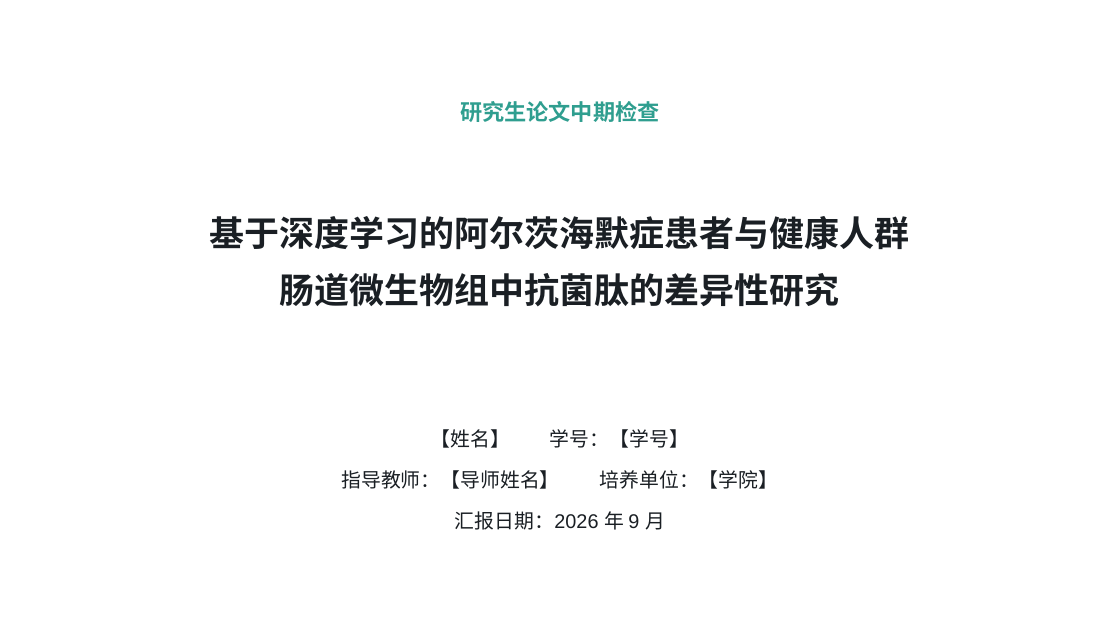
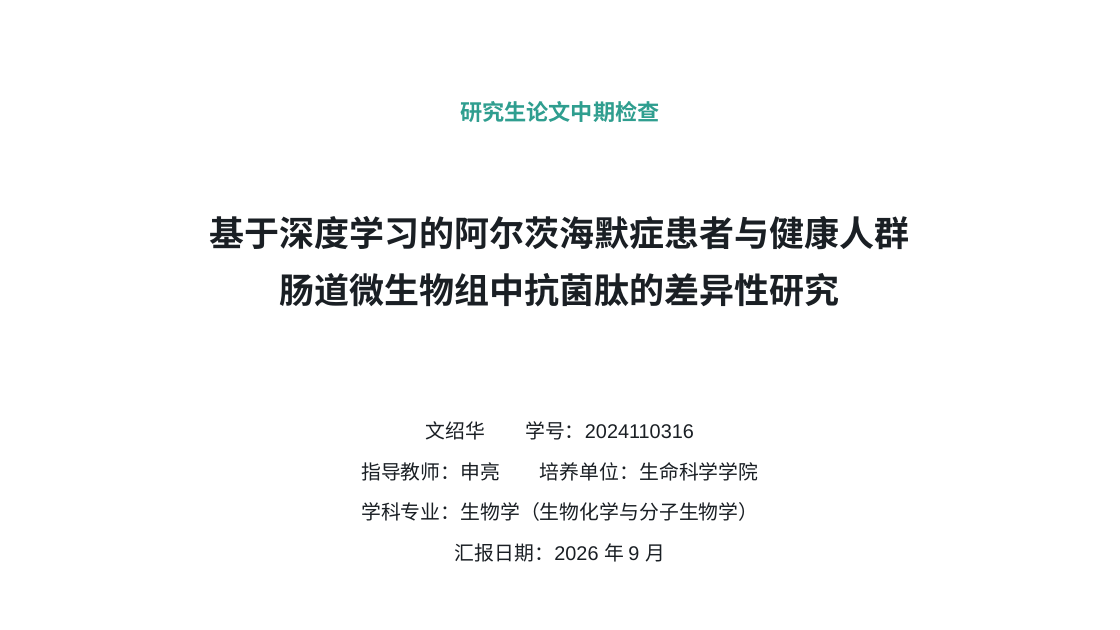
Before and after one commit to mqgg5630-cyber/zhongqi, a slide deck: slide 1 of deliverable/versions/中期答辩_B_极简线框.pptx. Drawn at 1120x630 pixels with LibreOffice and Linux fonts; fonts in the diff are those of the drawing. Boxes give left, top, right and bottom in pixels: in the first picture for what was removed or moved away, otherwise in the second. Text is boxed around its words. In the diff, an @@ line names an element or a change of style, - is before the commit and + after.

```diff
--- a/deliverable/versions/中期答辩_B_极简线框.pptx
+++ b/deliverable/versions/中期答辩_B_极简线框.pptx
@@ text "文绍华 学号：2024110316": place and size @@
-text "文绍华 学号：2024110316" at [341, 429, 779, 530]
+text "文绍华 学号：2024110316" at [361, 421, 759, 562]
@@ text at [361, 421, 759, 521]: text changed @@
-【姓名】 学号：【学号】
-指导教师：【导师姓名】 培养单位：【学院】
+文绍华 学号：2024110316
+指导教师：申亮 培养单位：生命科学学院
+学科专业：生物学（生物化学与分子生物学）
```
Also in this commit, not shown: 1 other slide changed, 30 other files.
